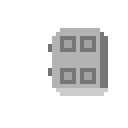
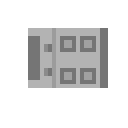
Layered file, before and after one edit (128 x 128). Changes by layer:
painted on "Layer 1" over [28,28,108,96]
